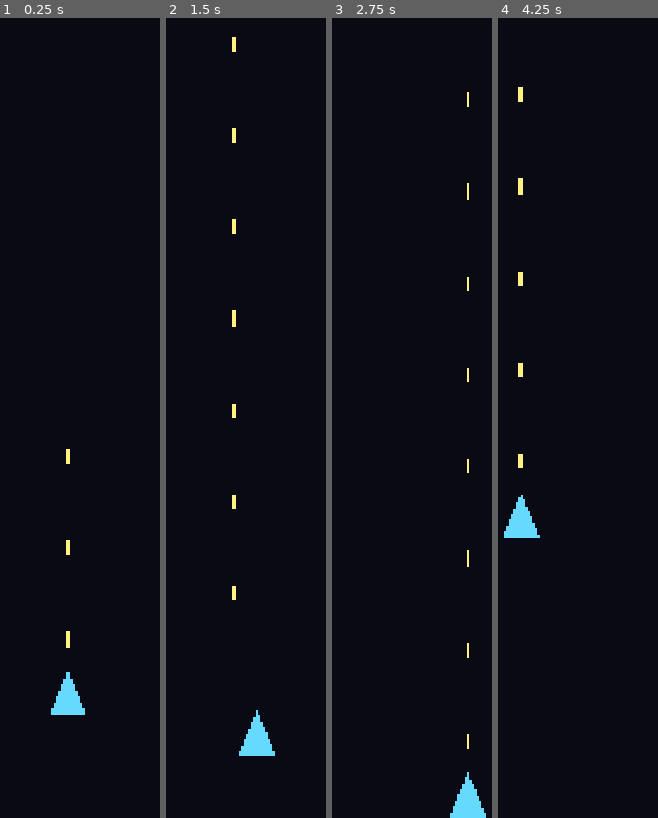
Above: before the commit, frames 1-4 (left to right).
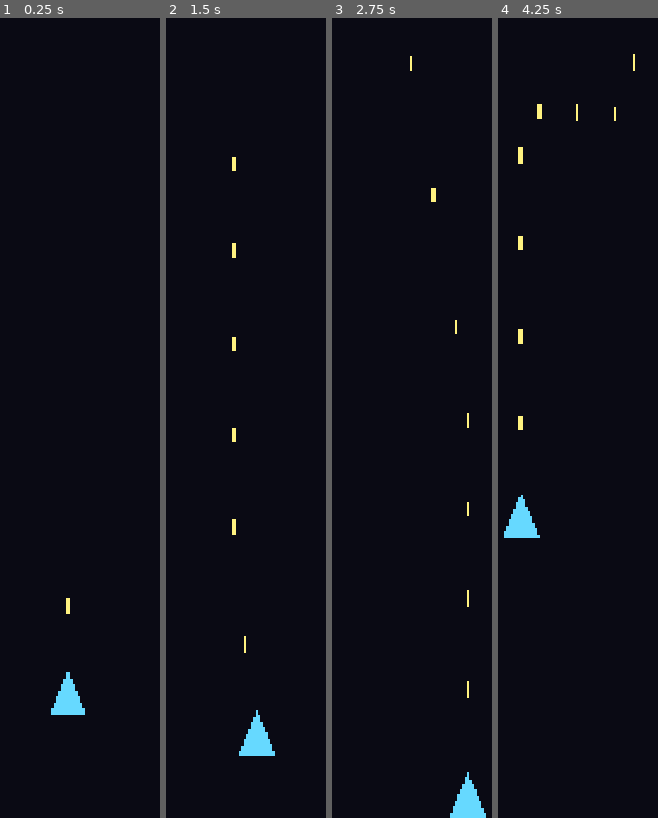
Above: after the commit, the same moments.

Repository: GDPonsoni/Nucleon-Squad-3D
Game: Godot game, scene res://scenes/main.tscn
Two runs of this game, one before a commit and one after it. Both use one fixed random seed, a clock stepped at 60 frames per second and the inputs below.
Inputs (mouse positions are in pixels of both pictures, inside the frame that each line leads up to):
- Up to frame 1 (0.25 s): no input
- Up to frame 2 (1.5 s): tap Enter at 0.5 s; move the mouse to (outside the picture) at 0.52 s; click (outside the picture) at 0.67 s; tap Space at 1.25 s; drag from (outside the picture) to (210, 578) at 1.27 s
- Up to frame 3 (2.75 s): move the mouse to (445, 242) at 2.02 s; click (445, 242) at 2.17 s
- Up to frame 4 (4.25 s): drag from (542, 578) to (outside the picture) at 2.77 s; move the mouse to (outside the picture) at 3.52 s; click (outside the picture) at 3.67 s

The runs differ from the first frame. In frame 1, 0.2% of the frame differs, in the area x 41-44%, y 53-79%; in frame 2, 0.6%; in frame 3, 0.4%; in frame 4, 0.7%, in the area x 12-86%, y 4-57%.

Commit message:
feat(core): ativa câmera lenta ao soltar o dedo
Co-Authored-By: Claude Opus 5.5 <noreply@anthropic.com>

Diff:
--- a/scripts/core/main.gd
+++ b/scripts/core/main.gd
@@ -5,6 +5,7 @@
 var player: Player
 var bullet_pool: BulletPool
 var gun: AutoGun
+var time_controller: TimeController
 
 
 func _ready() -> void:
@@ -28,3 +29,8 @@
 	gun.name = "AutoGun"
 	add_child(gun)
 	gun.setup(player, bullet_pool)
+
+	time_controller = TimeController.new()
+	time_controller.name = "TimeController"
+	add_child(time_controller)
+	time_controller.bind_input(touch_input)
--- /dev/null
+++ b/scripts/core/time_controller.gd
@@ -0,0 +1,41 @@
+class_name TimeController
+extends Node
+## Câmera lenta: dedo solto -> time scale lento; tocar -> volta a 1.0.
+## A transição usa tempo real (o delta do _process já vem escalado).
+
+const NORMAL_TIME_SCALE: float = 1.0
+
+var _target: float = NORMAL_TIME_SCALE
+var _last_usec: int = 0
+
+
+func _ready() -> void:
+	_last_usec = Time.get_ticks_usec()
+
+
+func bind_input(touch: TouchInput) -> void:
+	touch.touch_started.connect(_on_touch_started)
+	touch.touch_ended.connect(_on_touch_ended)
+	# Começa sem dedo na tela: já em câmera lenta
+	_target = NORMAL_TIME_SCALE if touch.is_touching() else Params.slow_time_scale
+	Engine.time_scale = _target
+
+
+func _process(_delta: float) -> void:
+	var now: int = Time.get_ticks_usec()
+	var real_delta: float = (now - _last_usec) / 1_000_000.0
+	_last_usec = now
+	var rate: float = (NORMAL_TIME_SCALE - Params.slow_time_scale) / Params.time_scale_smooth_seconds
+	Engine.time_scale = move_toward(Engine.time_scale, _target, rate * real_delta)
+
+
+func _exit_tree() -> void:
+	Engine.time_scale = NORMAL_TIME_SCALE
+
+
+func _on_touch_started(_pos: Vector2) -> void:
+	_target = NORMAL_TIME_SCALE
+
+
+func _on_touch_ended() -> void:
+	_target = Params.slow_time_scale
Not shown, added: scripts/core/time_controller.gd.uid
